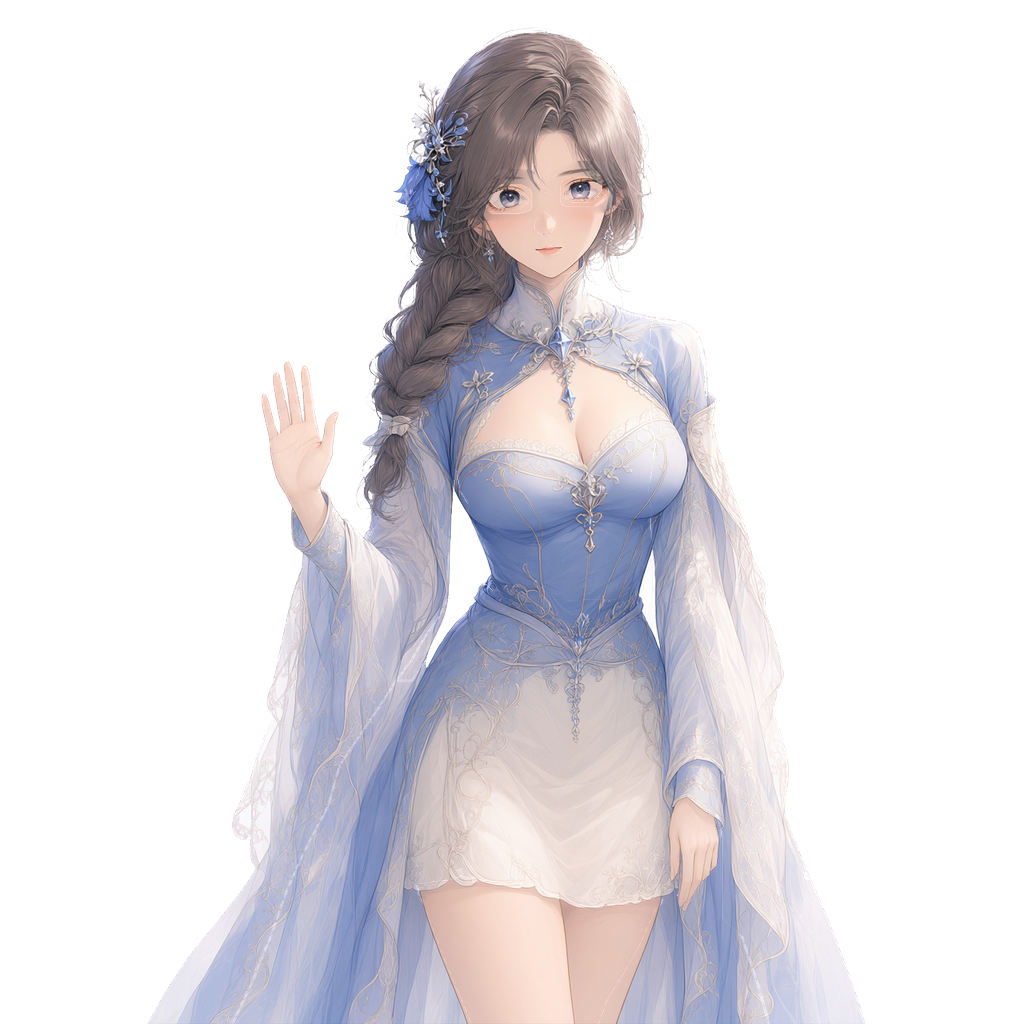
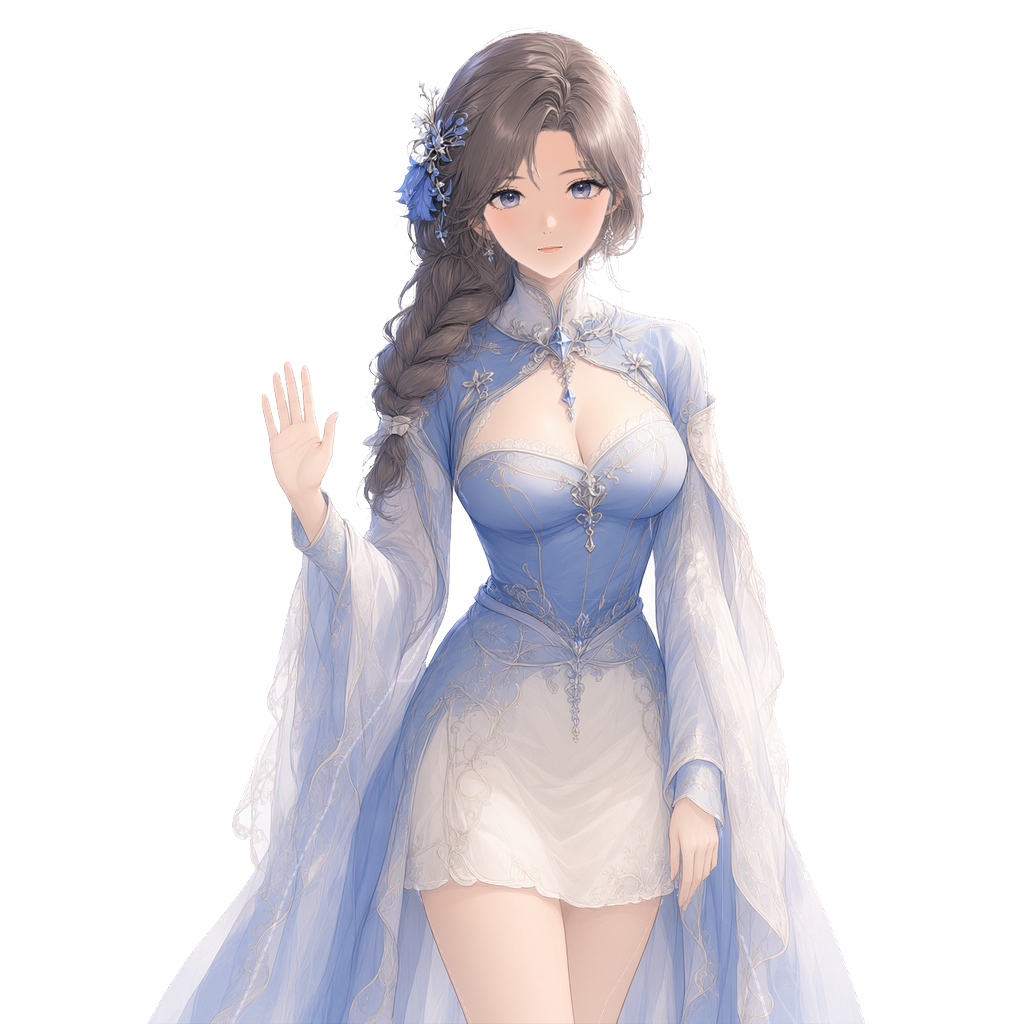
Layered file, before and after one edit (w=1024, h=1024). Changes by layer:
painted on "mouth_smile" over (x1=527, y1=242, x2=571, y2=259)
painted on "mouth_open" over (x1=531, y1=240, x2=567, y2=261)
painted on "eye_close-r" over (x1=560, y1=183, x2=612, y2=205)
painted on "eye_close-l" over (x1=484, y1=194, x2=530, y2=214)
painted on "mouth_close" over (x1=532, y1=242, x2=566, y2=258)
painted on "eyebrow-r" over (x1=554, y1=165, x2=604, y2=181)
painted on "eyebrow-l" over (x1=498, y1=173, x2=528, y2=185)
painted on "eyelash-r" over (x1=557, y1=172, x2=613, y2=210)
painted on "irides-r" over (x1=566, y1=176, x2=595, y2=205)
painted on "eyewhite-r" over (x1=562, y1=178, x2=605, y2=204)
painted on "eyelash-l" over (x1=483, y1=182, x2=535, y2=217)
painted on "irides-l" over (x1=496, y1=185, x2=524, y2=213)
painted on "eyewhite-l" over (x1=486, y1=187, x2=530, y2=211)
painted on "nose" over (x1=531, y1=206, x2=561, y2=240)
painted on "face" over (x1=469, y1=130, x2=613, y2=281)
